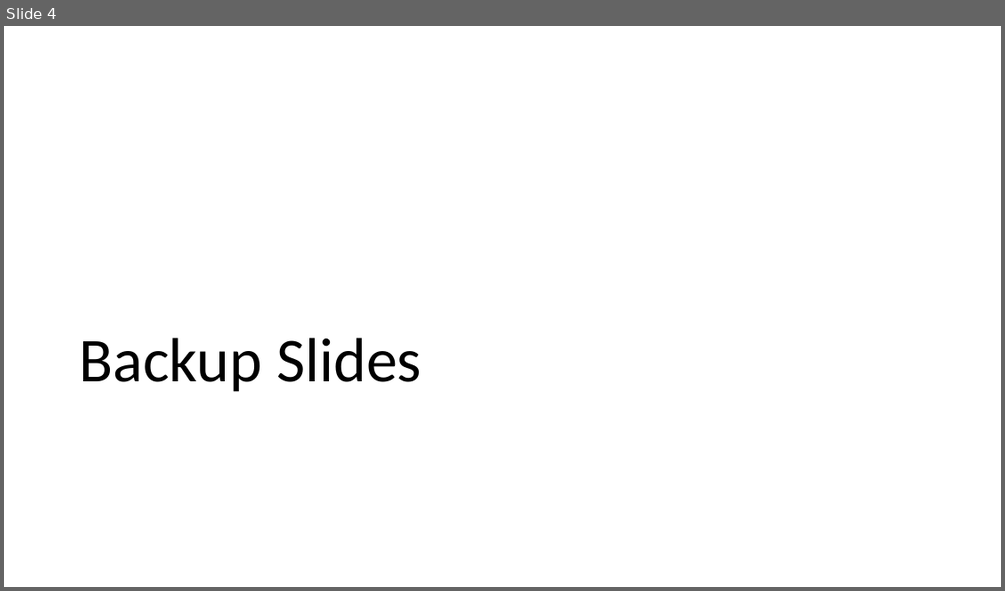
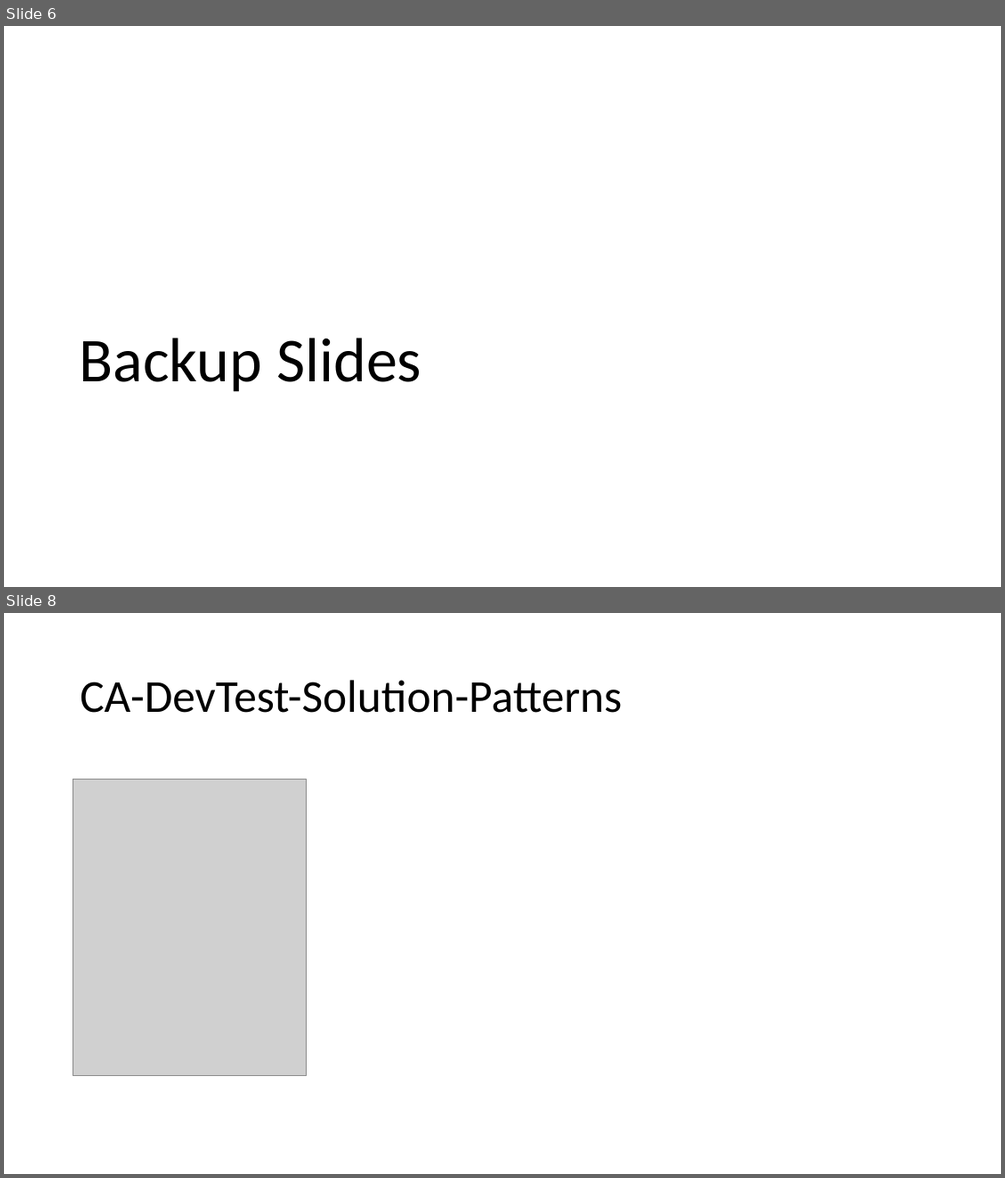
Before and after one commit to DannySaro/CA-DevTest-Solution-Patterns, a slide deck: SolFwk-LCTAG-LowCodeTestAutomationGeneration/Documentation/SolFwk-LowCodeTestAutomationGeneration.pptx. Shown one above the other, each under a label of ours: slide 4 before the commit, slides 6 and 8 after it; the slides between them are not shown. The pictures are 1005x591 and 1005x1178 pixels, drawn with LibreOffice and Linux fonts; fonts in the diff are those of the drawing; grey boxes stand for pictures. Boxes give left, top, right and bottom in pixels: in the first picture for what was removed or moved away, otherwise in the second. Text is boxed around its words. In the diff, an @@ line names an element or a change of style, - is before the commit and + after.

```diff
--- a/SolFwk-LCTAG-LowCodeTestAutomationGeneration/Documentation/SolFwk-LowCodeTestAutomationGeneration.pptx
+++ b/SolFwk-LCTAG-LowCodeTestAutomationGeneration/Documentation/SolFwk-LowCodeTestAutomationGeneration.pptx
@@ slide 8 added at box(4, 613, 1001, 1174), background #FFFFFF @@
@@ title added at box(80, 680, 622, 713), 44 pt, text #000000 @@
+CA-DevTest-Solution-Patterns
@@ picture added at box(73, 779, 306, 1075) @@
@@ what was slide 4 is now slide 6 @@
```
Also in this commit, not shown: 1 slide changed, 15 other slides added, 2 other files.
